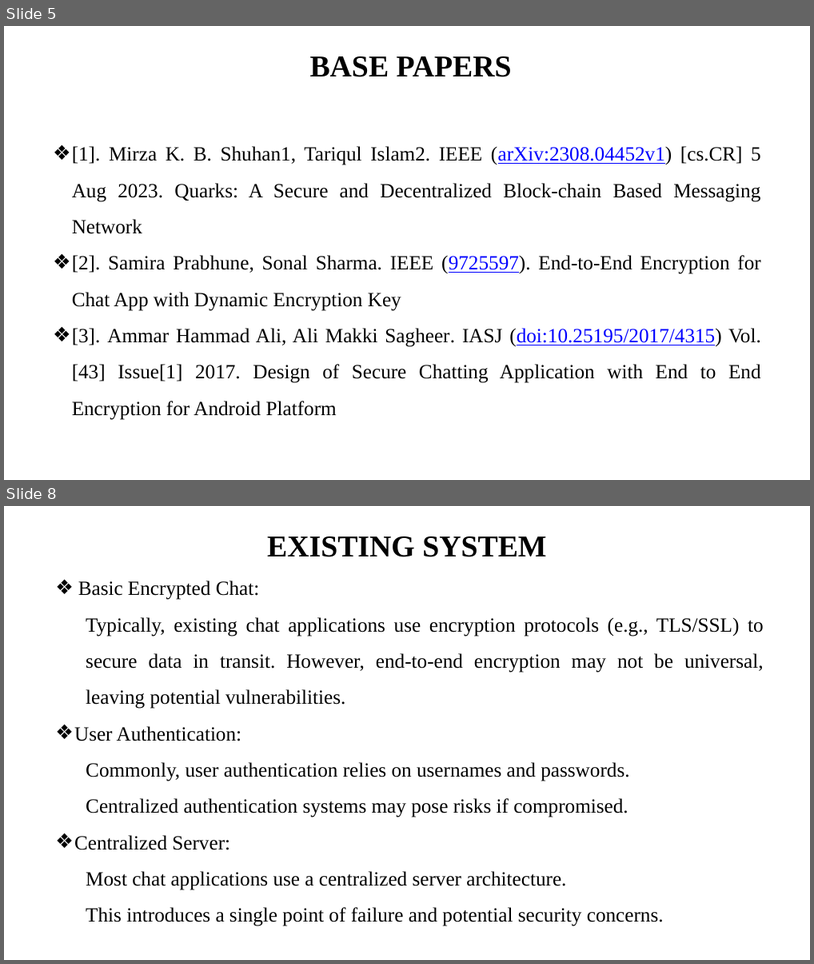
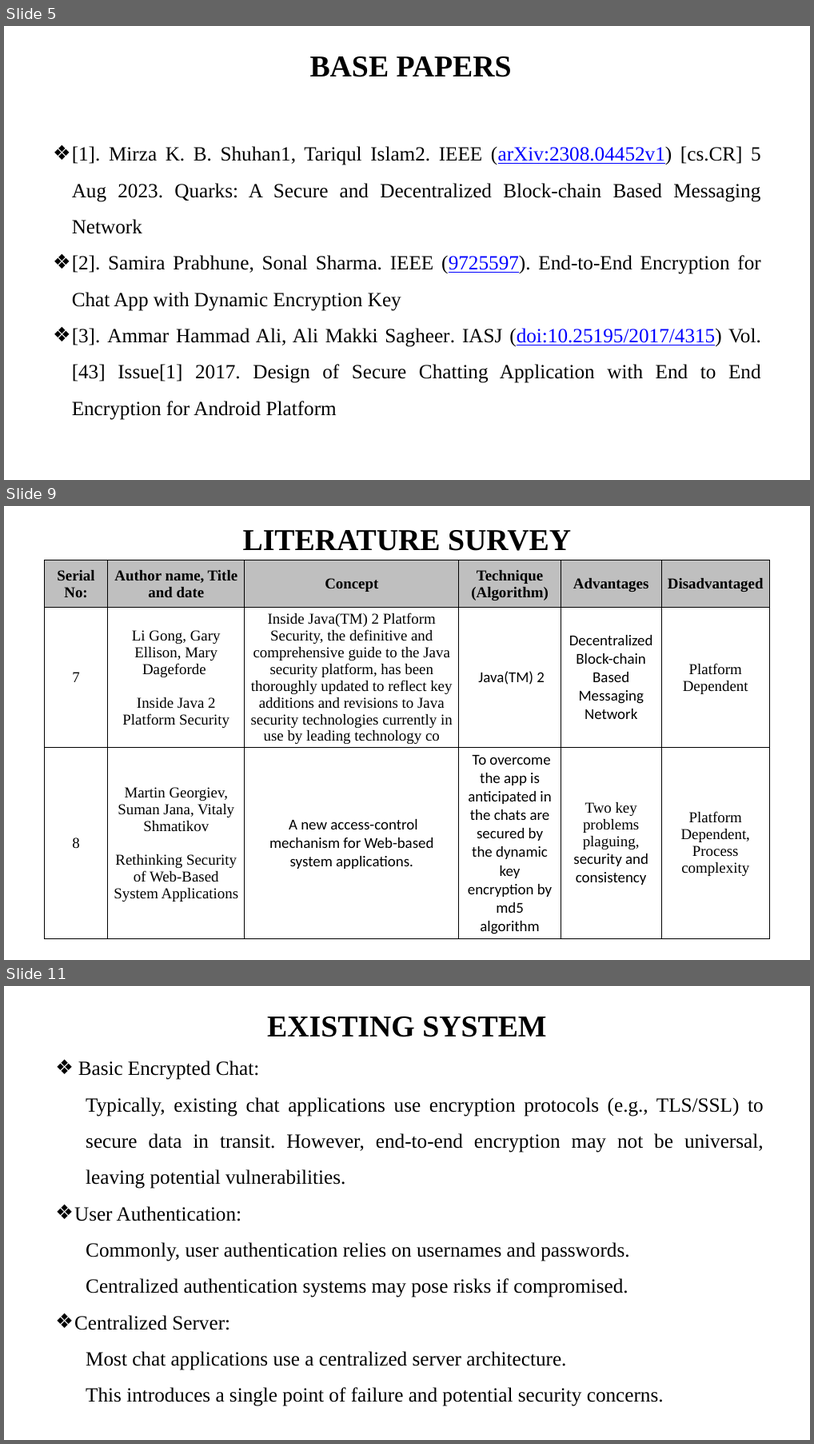
Before and after one commit to i-am-smf/Secure-Chat-using-Blockchain, a slide deck: DOCS/First Review.pptx. Shown one above the other, each under a label of ours: slides 5 and 8 before the commit, slides 5, 9 and 11 after it; the slides between them are not shown. The pictures are 814x964 and 814x1444 pixels, drawn with LibreOffice and Linux fonts; fonts in the diff are those of the drawing. Boxes give left, top, right and bottom in pixels: in the first picture for what was removed or moved away, otherwise in the second. Text is boxed around its words. In the diff, an @@ line names an element or a change of style, - is before the commit and + after.

```diff
--- a/DOCS/First Review.pptx
+++ b/DOCS/First Review.pptx
@@ slide 9 added at [4,506,810,960], background #FFFFFF @@
@@ title added at [243,530,571,551], 36 pt, text #000000, bold @@
+LITERATURE SURVEY
@@ table added at [45,560,770,946], 3 rows, 6 columns @@
+Serial No: | Author name, Title and date | Concept | Technique (Algorithm) | Advantages | Disadvantaged
+7 | Li Gong, Gary Ellison, Mary Dageforde / Inside Java 2 Platform Security | Inside Java(TM) 2 Platform Security, the definitive and comprehensive guide to the Java security platform, has been thoroughly updated to reflect key additions and revisions to Java security technologies currently in use by leading technology co | Java(TM) 2 | Decentralized / Block-chain Based Messaging Network | Platform Dependent
+8 | Martin Georgiev, Suman Jana, Vitaly Shmatikov / Rethinking Security of Web-Based System Applications | A new access-control mechanism for Web-based system applications. | To overcome the app is anticipated in the chats are secured by the dynamic key encryption by md5 algorithm | Two key problems plaguing, / security and consistency | Platform Dependent, / Process complexity
@@ what was slide 8 is now slide 11 @@
```
Also in this commit, not shown: 1 slide changed, 3 other slides added, 1 slide removed, 2 other files.
